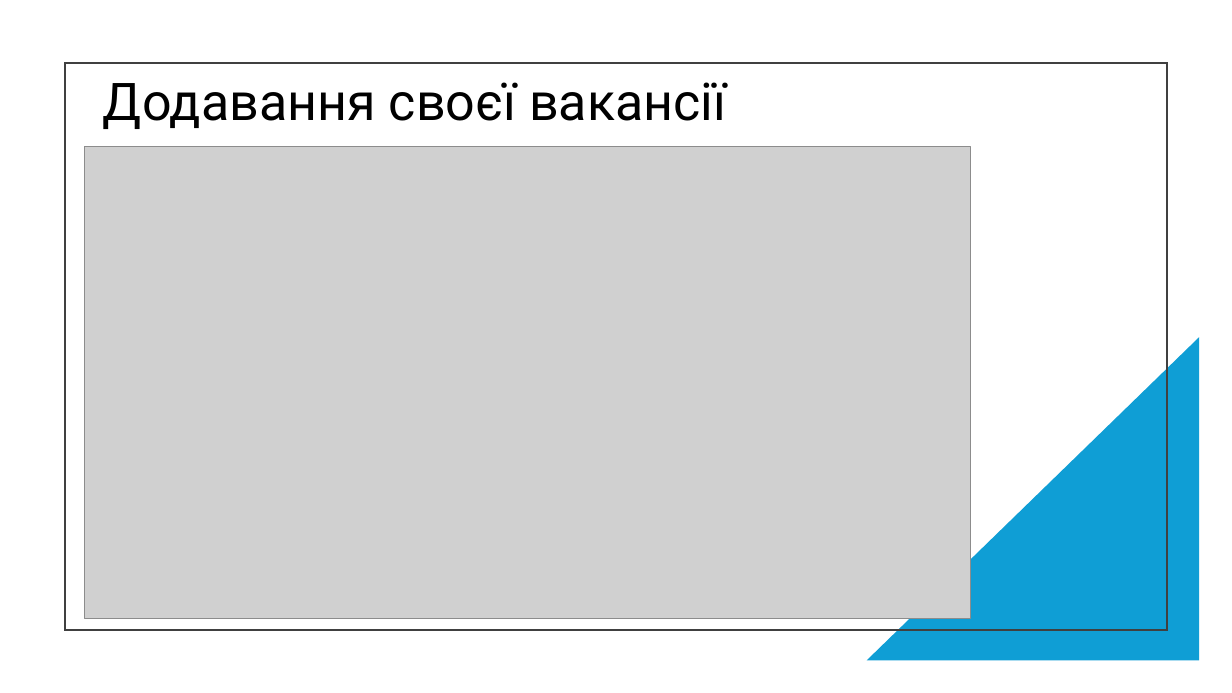
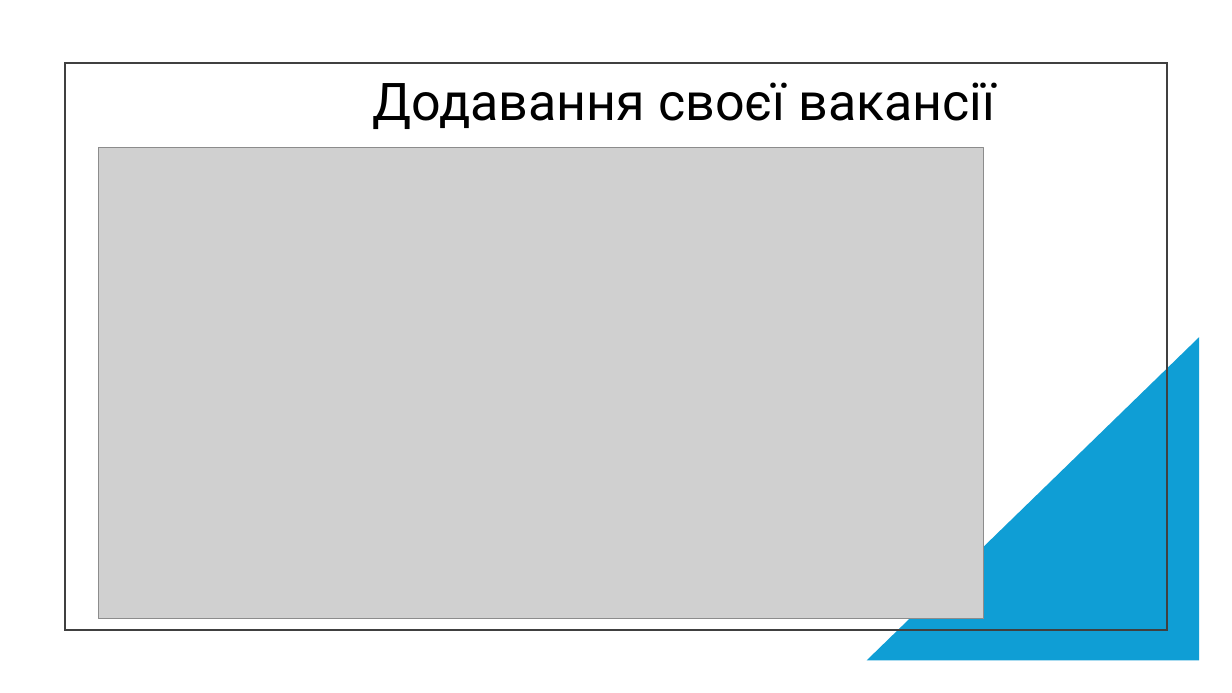
Before and after one commit to WhyTile/Unik-practice, a slide deck: slide 7 of Презентація.pptx (slide 5 before the commit). Drawn at 1232x693 pixels with LibreOffice and Linux fonts; fonts in the diff are those of the drawing; grey boxes stand for pictures. Boxes give left, top, right and bottom in pixels: in the first picture for what was removed or moved away, otherwise in the second. Text is boxed around its words. In the diff, an @@ line names an element or a change of style, - is before the commit and + after.

```diff
--- a/Презентація.pptx
+++ b/Презентація.pptx
@@ title "Додавання своєї вакансії": place and size @@
-title "Додавання своєї вакансії" at box(103, 82, 726, 129)
+title "Додавання своєї вакансії" at box(372, 82, 995, 129)
@@ picture: place and size @@
-picture at box(85, 147, 970, 618)
+picture at box(98, 148, 983, 619)
```
Also in this commit, not shown: 7 other slides changed, 6 slides added, 1 slide removed.
